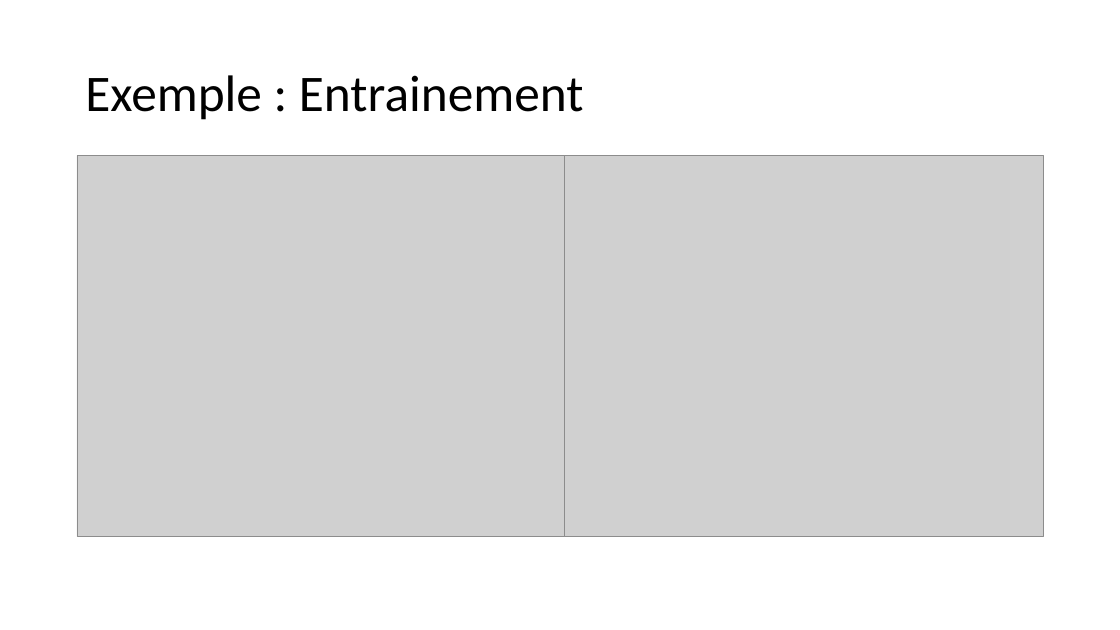
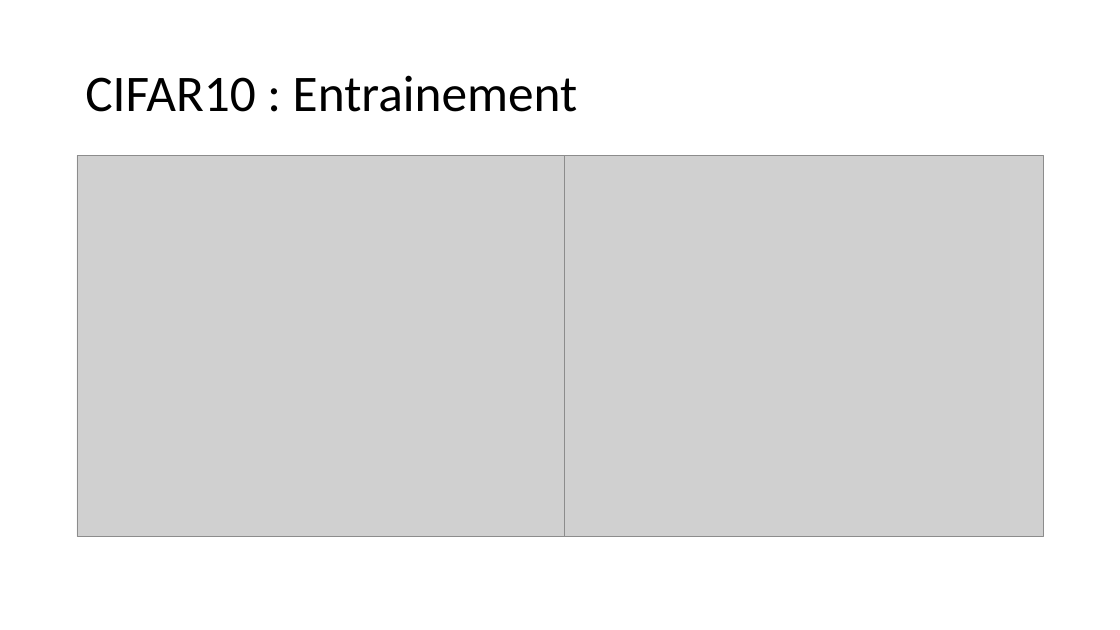
Before and after one commit to thomasdepic/SDD-distillation-de-model, a slide deck: slide 8 of presentation/Distillation de conaissances.pptx. Drawn at 1120x630 pixels with LibreOffice and Linux fonts; fonts in the diff are those of the drawing; grey boxes stand for pictures. Boxes give left, top, right and bottom in pixels: in the first picture for what was removed or moved away, otherwise in the second. Text is boxed around its words. In the diff, an @@ line names an element or a change of style, - is before the commit and + after.

```diff
--- a/presentation/Distillation de conaissances.pptx
+++ b/presentation/Distillation de conaissances.pptx
@@ title at bbox=[85, 75, 578, 112]: text changed @@
-Exemple : Entrainement
+CIFAR10 : Entrainement
```
Also in this commit, not shown: 1 other slide changed, 3 slides added.
